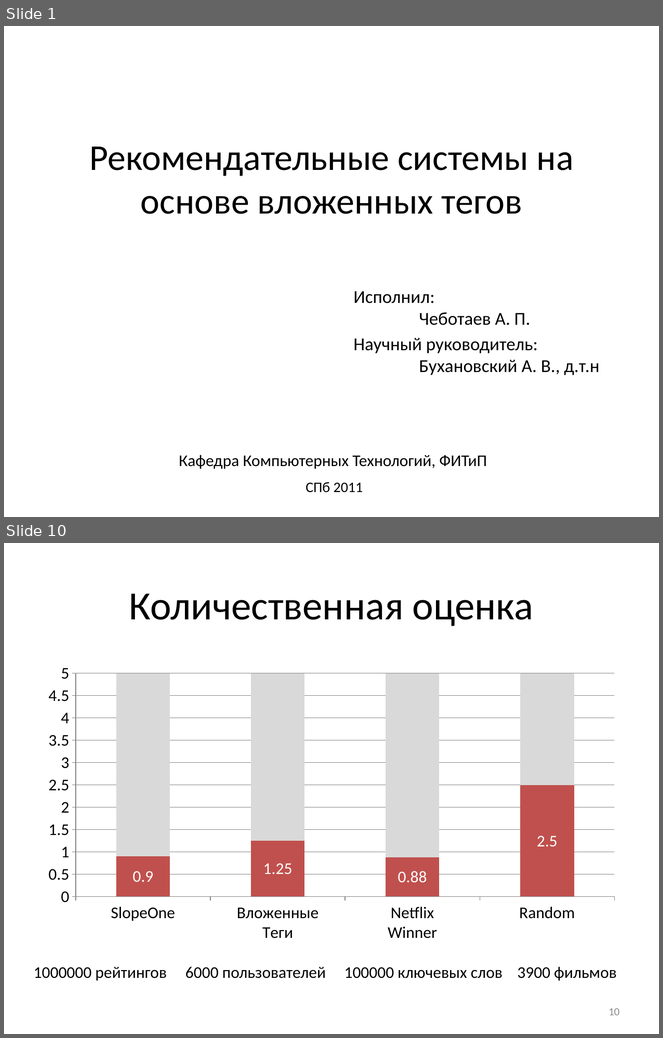
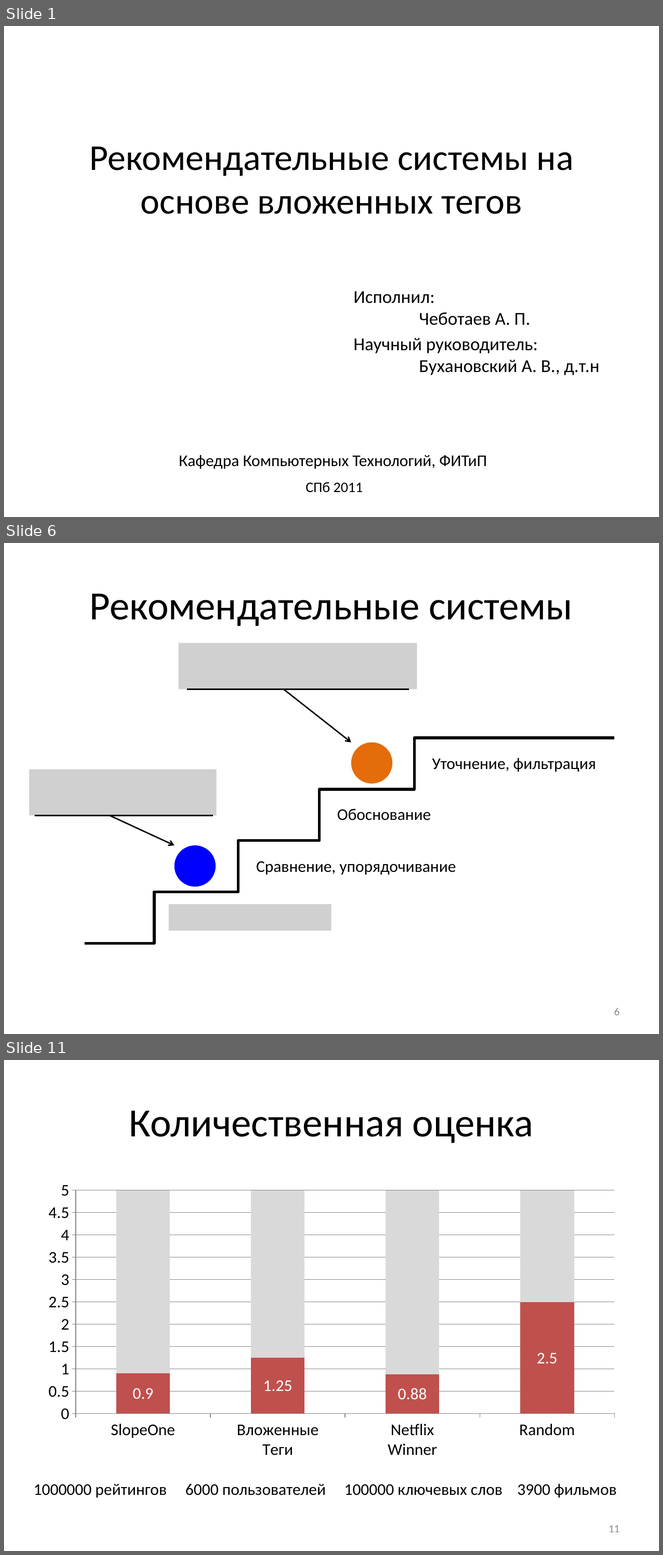
Before and after one commit to Otann/diploma, a slide deck: slides.pptx. Shown one above the other, each under a label of ours: slides 1 and 10 before the commit, slides 1, 6 and 11 after it; the slides between them are not shown. The pictures are 663x1038 and 663x1555 pixels, drawn with LibreOffice and Linux fonts; fonts in the diff are those of the drawing; grey boxes stand for pictures. Boxes give left, top, right and bottom in pixels: in the first picture for what was removed or moved away, otherwise in the second. Text is boxed around its words. In the diff, an @@ line names an element or a change of style, - is before the commit and + after.

```diff
--- a/slides.pptx
+++ b/slides.pptx
@@ slide 6 added at (4,543,659,1034), background #FFFFFF @@
@@ title added at (89,593,573,626), 44 pt, text #000000 @@
+Рекомендательные системы
@@ picture added at (178,643,417,690) @@
@@ line added from (188, 689) to (409, 689), #000000 1.5 pt @@
@@ arrow added from (284, 689) to (351, 742), #000000 1.5 pt @@
@@ elbow line added from (331, 789) to (614, 738), #000000 3 pt @@
@@ ellipse added at (351,742,392,783), fill #E46C0A @@
@@ text added at (432,758,596,772), 18 pt, text #000000 @@
+Уточнение, фильтрация
@@ picture added at (29,770,216,816) @@
@@ elbow line added from (249, 841) to (389, 789), #000000 3 pt @@
@@ line added from (35, 815) to (213, 815), #000000 1.5 pt @@
@@ arrow added from (110, 815) to (175, 846), #000000 1.5 pt @@
@@ text added at (337,809,431,821), 18 pt, text #000000 @@
+Обоснование
@@ elbow line added from (169, 892) to (308, 840), #000000 3 pt @@
@@ ellipse added at (175,846,216,887), fill #0000FF @@
@@ text added at (256,861,456,875), 18 pt, text #000000 @@
+Сравнение, упорядочивание
@@ elbow line added from (85, 943) to (224, 892), #000000 3 pt @@
@@ picture added at (169,905,332,931) @@
@@ page number added at (614,1008,620,1016), 12 pt, text #8C8C8C @@
+6
@@ what was slide 10 is now slide 11 @@
@@ page number at (609,1525,620,1533): text changed @@
-10
+11
```
Also in this commit, not shown: 2 slides changed, 8 other slides added, 8 slides removed, 12 other files.
